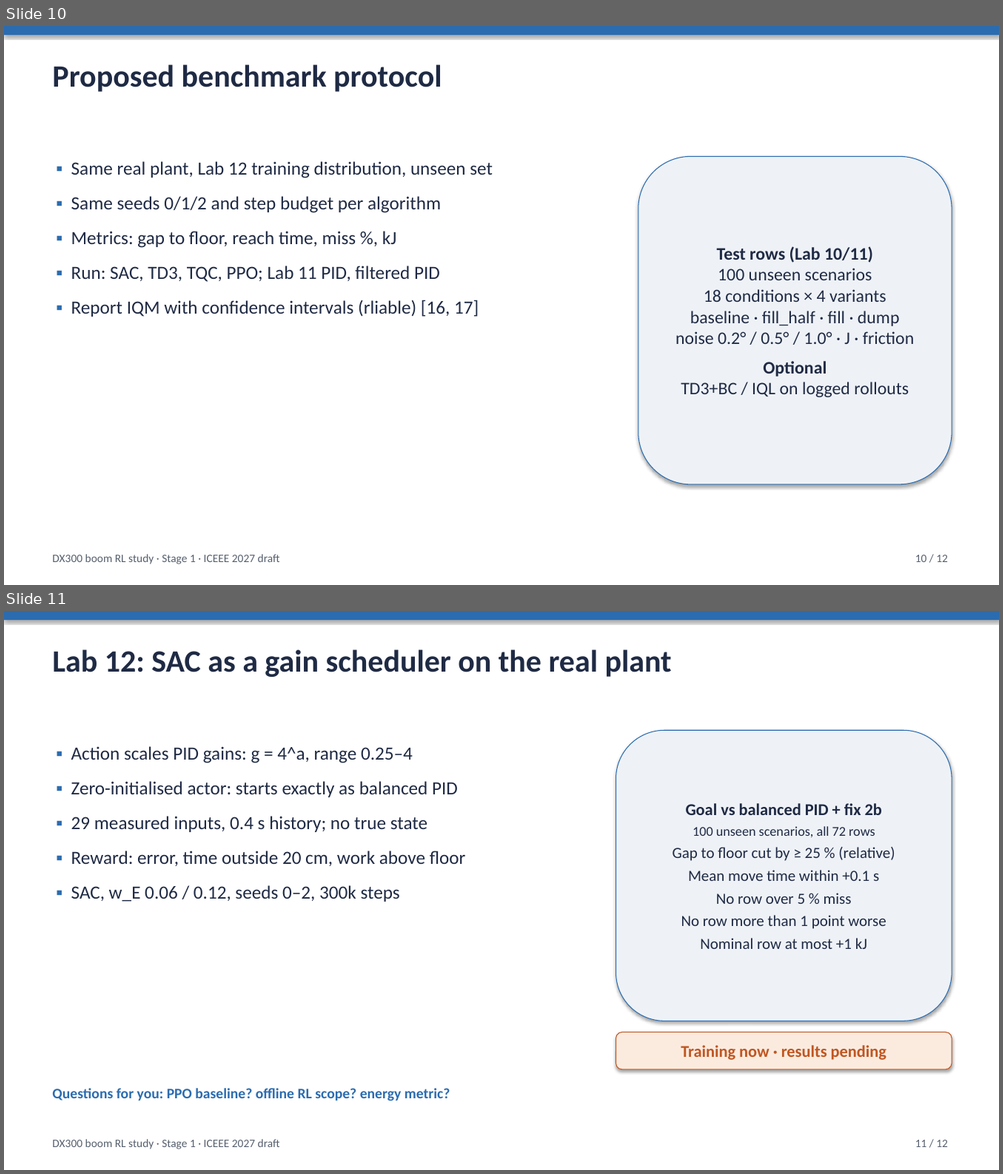
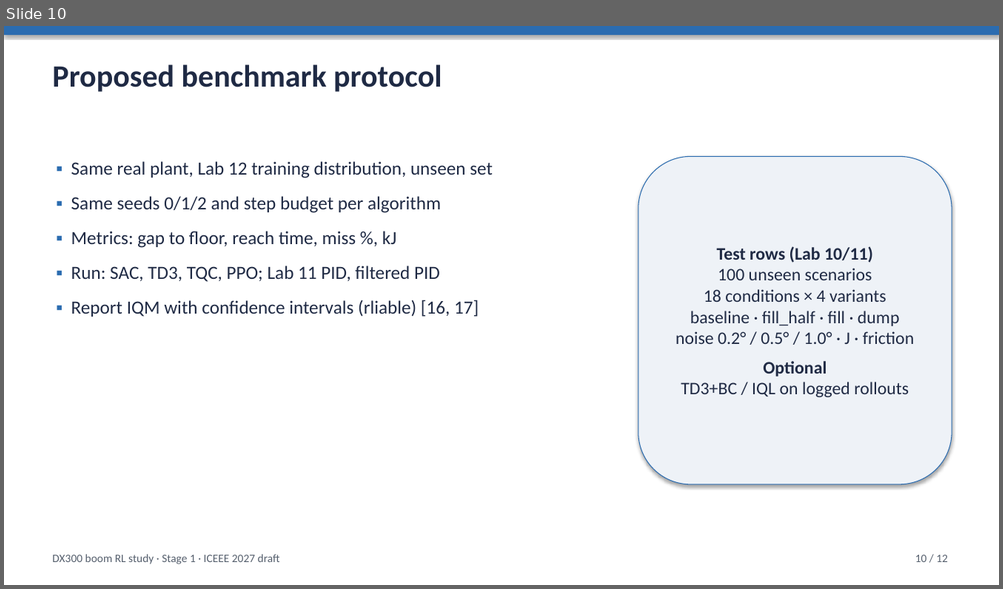
Before and after one commit to Ahmedayyadw/dx300-sim, a slide deck: slides/dx300_sac_methods.pptx. Shown one above the other, each under a label of ours: slides 10 and 11 before the commit, slide 10 after it. The pictures are 1003x1174 and 1003x589 pixels, drawn with LibreOffice and Linux fonts; fonts in the diff are those of the drawing. Boxes give left, top, right and bottom in pixels: in the first picture for what was removed or moved away, otherwise in the second. Text is boxed around its words. In the diff, an @@ line names an element or a change of style, - is before the commit and + after.

```diff
--- a/slides/dx300_sac_methods.pptx
+++ b/slides/dx300_sac_methods.pptx
@@ slide 11 removed at bbox=[4, 611, 999, 1170], background #FFFFFF @@
@@ rectangle removed at bbox=[4, 611, 999, 620] @@
@@ text removed at bbox=[52, 649, 671, 677] @@
-Lab 12: SAC as a gain scheduler on the real plant
@@ rounded rectangle removed at bbox=[616, 730, 951, 1022] @@
-Goal vs balanced PID + fix 2b
-100 unseen scenarios, all 72 rows
-Gap to floor cut by ≥ 25 % (relative)
-Mean move time within +0.1 s
-No row over 5 % miss
-No row more than 1 point worse
-Nominal row at most +1 kJ
@@ text removed at bbox=[71, 746, 466, 902] @@
-▪ Action scales PID gains: g = 4^a, range 0.25–4
-▪ Zero-initialised actor: starts exactly as balanced PID
-▪ 29 measured inputs, 0.4 s history; no true state
-▪ Reward: error, time outside 20 cm, work above floor
-▪ SAC, w_E 0.06 / 0.12, seeds 0–2, 300k steps
@@ rounded rectangle removed at bbox=[616, 1033, 951, 1070] @@
-Training now · results pending
@@ text removed at bbox=[52, 1088, 450, 1102] @@
-Questions for you: PPO baseline? offline RL scope? energy metric?
@@ text removed at bbox=[52, 1139, 280, 1150] @@
-DX300 boom RL study · Stage 1 · ICEEE 2027 draft
@@ text removed at bbox=[915, 1140, 948, 1147] @@
-11 / 12
```
Also in this commit, not shown: 4 slides added, 3 other slides removed, 2 other files.
